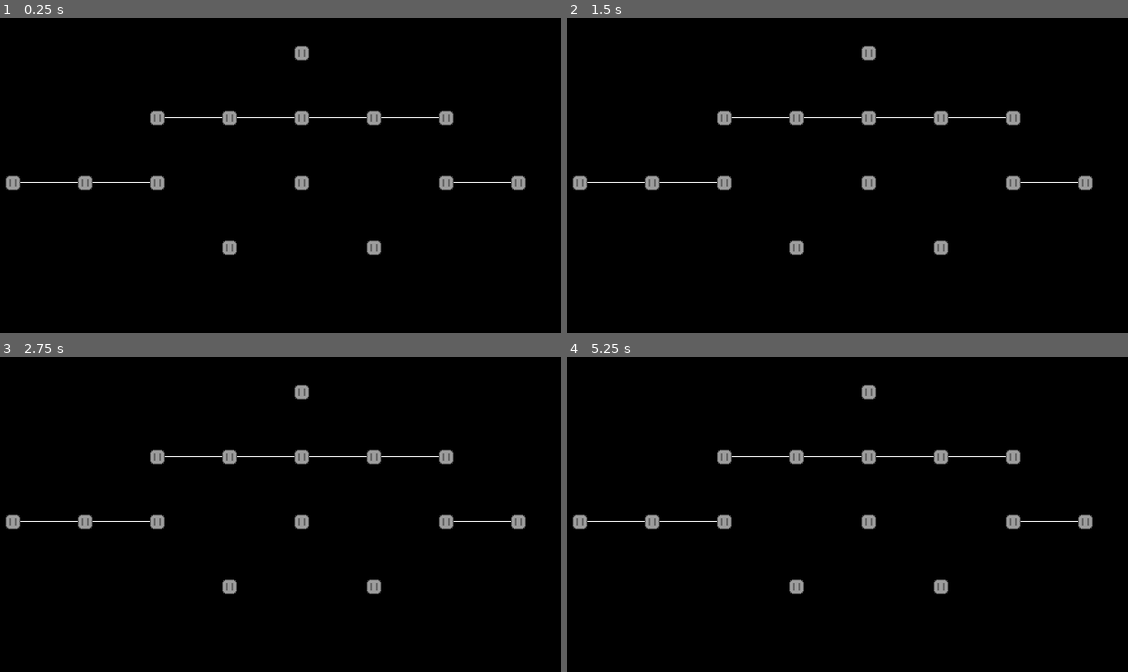
Above: before the commit, frames 1-4 (two rows, left to right).
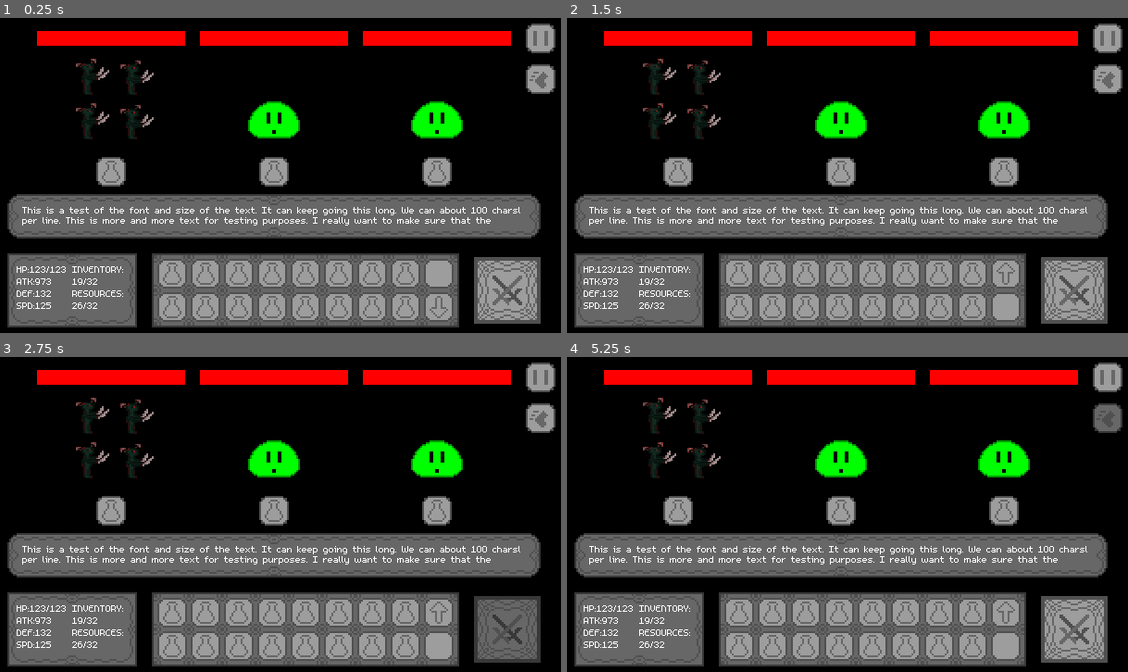
Above: after the commit, the same moments.

Repository: rbristo1/Just-a-Sip
Game: Godot game, scene res://Scenes/Battle.tscn
Same seed, same stepped clock (60 frames per second), same inputs: the game is played once before the commit and once after it. Before the commit the project starts from res://Scenes/map.tscn.
Inputs (mouse positions are in pixels of both pictures, inside the frame that each line leads up to):
- Up to frame 1 (0.25 s): no input
- Up to frame 2 (1.5 s): click (1105, 36) at 0.52 s; click (1004, 307) at 1.27 s
- Up to frame 3 (2.75 s): click (504, 627) at 2.02 s
- Up to frame 4 (5.25 s): click (1071, 627) at 2.77 s; click (869, 391) at 3.52 s; click (724, 457) at 4.27 s; click (1105, 416) at 5.02 s

The runs differ from the first frame. In frame 1, 44% of the frame differs, in the area x 0-100%, y 1-99%; in frame 2, 44%; in frame 3, 44%; in frame 4, 44%.

Commit message:
Fixed drag and drop, inventory buttons, and hover item text.

Diff:
--- a/only_one/Scenes/player_hud.tscn
+++ b/only_one/Scenes/player_hud.tscn
@@ -253,34 +253,18 @@
 
 [node name="InventoryDisplay2" parent="PHudMainBox/PlayerRow/InventoryContainer/MarginContainer/GridContainer/InventoryItemSlot2" groups=["Inventory Item Displays"] instance=ExtResource("10_46pop")]
 layout_mode = 2
-
-[node name="Label" type="Label" parent="PHudMainBox/PlayerRow/InventoryContainer/MarginContainer/GridContainer/InventoryItemSlot2/InventoryDisplay2"]
-visible = false
-top_level = true
-layout_mode = 0
-offset_left = -87.0
-offset_top = 162.0
-offset_right = 87.0
-offset_bottom = 195.0
-horizontal_alignment = 1
+INVENTORY = true
+INVENTORY_NUM = 2
 
 [node name="InventoryItemSlot3" type="PanelContainer" parent="PHudMainBox/PlayerRow/InventoryContainer/MarginContainer/GridContainer"]
 custom_minimum_size = Vector2(32, 32)
 layout_mode = 2
 theme_override_styles/panel = SubResource("StyleBoxTexture_ykso4")
 
-[node name="InventoryDisplay3" parent="PHudMainBox/PlayerRow/InventoryContainer/MarginContainer/GridContainer/InventoryItemSlot3" instance=ExtResource("10_46pop")]
-layout_mode = 2
-
-[node name="Label" type="Label" parent="PHudMainBox/PlayerRow/InventoryContainer/MarginContainer/GridContainer/InventoryItemSlot3/InventoryDisplay3"]
-visible = false
-top_level = true
-layout_mode = 0
-offset_left = -87.0
-offset_top = 162.0
-offset_right = 87.0
-offset_bottom = 195.0
-horizontal_alignment = 1
+[node name="InventoryDisplay3" parent="PHudMainBox/PlayerRow/InventoryContainer/MarginContainer/GridContainer/InventoryItemSlot3" groups=["Inventory Item Displays"] instance=ExtResource("10_46pop")]
+layout_mode = 2
+INVENTORY = true
+INVENTORY_NUM = 3
 
 [node name="InventoryItemSlot4" type="PanelContainer" parent="PHudMainBox/PlayerRow/InventoryContainer/MarginContainer/GridContainer"]
 custom_minimum_size = Vector2(32, 32)
@@ -289,16 +273,8 @@
 
 [node name="InventoryDisplay4" parent="PHudMainBox/PlayerRow/InventoryContainer/MarginContainer/GridContainer/InventoryItemSlot4" groups=["Inventory Item Displays"] instance=ExtResource("10_46pop")]
 layout_mode = 2
-
-[node name="Label" type="Label" parent="PHudMainBox/PlayerRow/InventoryContainer/MarginContainer/GridContainer/InventoryItemSlot4/InventoryDisplay4"]
-visible = false
-top_level = true
-layout_mode = 0
-offset_left = -87.0
-offset_top = 162.0
-offset_right = 87.0
-offset_bottom = 195.0
-horizontal_alignment = 1
+INVENTORY = true
+INVENTORY_NUM = 4
 
 [node name="InventoryItemSlot5" type="PanelContainer" parent="PHudMainBox/PlayerRow/InventoryContainer/MarginContainer/GridContainer"]
 custom_minimum_size = Vector2(32, 32)
@@ -307,16 +283,8 @@
 
 [node name="InventoryDisplay5" parent="PHudMainBox/PlayerRow/InventoryContainer/MarginContainer/GridContainer/InventoryItemSlot5" groups=["Inventory Item Displays"] instance=ExtResource("10_46pop")]
 layout_mode = 2
-
-[node name="Label" type="Label" parent="PHudMainBox/PlayerRow/InventoryContainer/MarginContainer/GridContainer/InventoryItemSlot5/InventoryDisplay5"]
-visible = false
-top_level = true
-layout_mode = 0
-offset_left = -87.0
-offset_top = 162.0
-offset_right = 87.0
-offset_bottom = 195.0
-horizontal_alignment = 1
+INVENTORY = true
+INVENTORY_NUM = 5
 
 [node name="InventoryItemSlot6" type="PanelContainer" parent="PHudMainBox/PlayerRow/InventoryContainer/MarginContainer/GridContainer"]
 custom_minimum_size = Vector2(32, 32)
@@ -325,15 +293,8 @@
 
 [node name="InventoryDisplay6" parent="PHudMainBox/PlayerRow/InventoryContainer/MarginContainer/GridContainer/InventoryItemSlot6" groups=["Inventory Item Displays"] instance=ExtResource("10_46pop")]
 layout_mode = 2
-
-[node name="Label" type="Label" parent="PHudMainBox/PlayerRow/InventoryContainer/MarginContainer/GridContainer/InventoryItemSlot6/InventoryDisplay6"]
-top_level = true
-layout_mode = 0
-offset_left = -87.0
-offset_top = 162.0
-offset_right = 87.0
-offset_bottom = 195.0
-horizontal_alignment = 1
+INVENTORY = true
+INVENTORY_NUM = 6
 
 [node name="InventoryItemSlot7" type="PanelContainer" parent="PHudMainBox/PlayerRow/InventoryContainer/MarginContainer/GridContainer"]
 custom_minimum_size = Vector2(32, 32)
@@ -345,17 +306,6 @@
 INVENTORY = true
 INVENTORY_NUM = 7
 
-[node name="Label" type="Label" parent="PHudMainBox/PlayerRow/InventoryContainer/MarginContainer/GridContainer/InventoryItemSlot7/InventoryDisplay7"]
-visible = false
-top_level = true
-layout_mode = 0
-layout_mode = 0
-offset_left = -87.0
-offset_top = 162.0
-offset_right = 87.0
-offset_bottom = 195.0
-horizontal_alignment = 1
-
 [node name="InventoryItemSlot8" type="PanelContainer" parent="PHudMainBox/PlayerRow/InventoryContainer/MarginContainer/GridContainer"]
 custom_minimum_size = Vector2(32, 32)
 layout_mode = 2
@@ -363,16 +313,8 @@
 
 [node name="InventoryDisplay8" parent="PHudMainBox/PlayerRow/InventoryContainer/MarginContainer/GridContainer/InventoryItemSlot8" groups=["Inventory Item Displays"] instance=ExtResource("10_46pop")]
 layout_mode = 2
-
-[node name="Label" type="Label" parent="PHudMainBox/PlayerRow/InventoryContainer/MarginContainer/GridContainer/InventoryItemSlot8/InventoryDisplay8"]
-visible = false
-top_level = true
-layout_mode = 0
-offset_left = -87.0
-offset_top = 162.0
-offset_right = 87.0
-offset_bottom = 195.0
-horizontal_alignment = 1
+INVENTORY = true
+INVENTORY_NUM = 8
 
 [node name="UpInventoryButton" type="TextureButton" parent="PHudMainBox/PlayerRow/InventoryContainer/MarginContainer/GridContainer" groups=["Inventory Buttons"]]
 custom_minimum_size = Vector2(32, 32)
@@ -391,16 +333,8 @@
 
 [node name="InventoryDisplay9" parent="PHudMainBox/PlayerRow/InventoryContainer/MarginContainer/GridContainer/InventoryItemSlot9" groups=["Inventory Item Displays"] instance=ExtResource("10_46pop")]
 layout_mode = 2
-
-[node name="Label" type="Label" parent="PHudMainBox/PlayerRow/InventoryContainer/MarginContainer/GridContainer/InventoryItemSlot9/InventoryDisplay9"]
-visible = false
-top_level = true
-layout_mode = 0
-offset_left = -87.0
-offset_top = 162.0
-offset_right = 87.0
-offset_bottom = 195.0
-horizontal_alignment = 1
+INVENTORY = true
+INVENTORY_NUM = 9
 
 [node name="InventoryItemSlot10" type="PanelContainer" parent="PHudMainBox/PlayerRow/InventoryContainer/MarginContainer/GridContainer"]
 custom_minimum_size = Vector2(32, 32)
@@ -409,16 +343,8 @@
 
 [node name="InventoryDisplay10" parent="PHudMainBox/PlayerRow/InventoryContainer/MarginContainer/GridContainer/InventoryItemSlot10" groups=["Inventory Item Displays"] instance=ExtResource("10_46pop")]
 layout_mode = 2
-
-[node name="Label" type="Label" parent="PHudMainBox/PlayerRow/InventoryContainer/MarginContainer/GridContainer/InventoryItemSlot10/InventoryDisplay10"]
-visible = false
-top_level = true
-layout_mode = 0
-offset_left = -87.0
-offset_top = 162.0
-offset_right = 87.0
-offset_bottom = 195.0
-horizontal_alignment = 1
+INVENTORY = true
+INVENTORY_NUM = 10
 
 [node name="InventoryItemSlot11" type="PanelContainer" parent="PHudMainBox/PlayerRow/InventoryContainer/MarginContainer/GridContainer"]
 custom_minimum_size = Vector2(32, 32)
@@ -427,16 +353,8 @@
 
 [node name="InventoryDisplay11" parent="PHudMainBox/PlayerRow/InventoryContainer/MarginContainer/GridContainer/InventoryItemSlot11" groups=["Inventory Item Displays"] instance=ExtResource("10_46pop")]
 layout_mode = 2
-
-[node name="Label" type="Label" parent="PHudMainBox/PlayerRow/InventoryContainer/MarginContainer/GridContainer/InventoryItemSlot11/InventoryDisplay11"]
-visible = false
-top_level = true
-layout_mode = 0
-offset_left = -87.0
-offset_top = 162.0
-offset_right = 87.0
-offset_bottom = 195.0
-horizontal_alignment = 1
+INVENTORY = true
+INVENTORY_NUM = 11
 
 [node name="InventoryItemSlot12" type="PanelContainer" parent="PHudMainBox/PlayerRow/InventoryContainer/MarginContainer/GridContainer"]
 custom_minimum_size = Vector2(32, 32)
@@ -445,16 +363,8 @@
 
 [node name="InventoryDisplay12" parent="PHudMainBox/PlayerRow/InventoryContainer/MarginContainer/GridContainer/InventoryItemSlot12" groups=["Inventory Item Displays"] instance=ExtResource("10_46pop")]
 layout_mode = 2
-
-[node name="Label" type="Label" parent="PHudMainBox/PlayerRow/InventoryContainer/MarginContainer/GridContainer/InventoryItemSlot12/InventoryDisplay12"]
-visible = false
-top_level = true
-layout_mode = 0
-offset_left = -87.0
-offset_top = 162.0
-offset_right = 87.0
-offset_bottom = 195.0
-horizontal_alignment = 1
+INVENTORY = true
+INVENTORY_NUM = 12
 
 [node name="InventoryItemSlot13" type="PanelContainer" parent="PHudMainBox/PlayerRow/InventoryContainer/MarginContainer/GridContainer"]
 custom_minimum_size = Vector2(32, 32)
@@ -463,16 +373,8 @@
 
 [node name="InventoryDisplay13" parent="PHudMainBox/PlayerRow/InventoryContainer/MarginContainer/GridContainer/InventoryItemSlot13" groups=["Inventory Item Displays"] instance=ExtResource("10_46pop")]
 layout_mode = 2
-
-[node name="Label" type="Label" parent="PHudMainBox/PlayerRow/InventoryContainer/MarginContainer/GridContainer/InventoryItemSlot13/InventoryDisplay13"]
-visible = false
-top_level = true
-layout_mode = 0
-offset_left = -87.0
-offset_top = 162.0
-offset_right = 87.0
-offset_bottom = 195.0
-horizontal_alignment = 1
+INVENTORY = true
+INVENTORY_NUM = 13
 
 [node name="InventoryItemSlot14" type="PanelContainer" parent="PHudMainBox/PlayerRow/InventoryContainer/MarginContainer/GridContainer"]
 custom_minimum_size = Vector2(32, 32)
@@ -481,16 +383,8 @@
 
 [node name="InventoryDisplay14" parent="PHudMainBox/PlayerRow/InventoryContainer/MarginContainer/GridContainer/InventoryItemSlot14" groups=["Inventory Item Displays"] instance=ExtResource("10_46pop")]
 layout_mode = 2
-
-[node name="Label" type="Label" parent="PHudMainBox/PlayerRow/InventoryContainer/MarginContainer/GridContainer/InventoryItemSlot14/InventoryDisplay14"]
-visible = false
-top_level = true
-layout_mode = 0
-offset_left = -87.0
-offset_top = 162.0
-offset_right = 87.0
-offset_bottom = 195.0
-horizontal_alignment = 1
+INVENTORY = true
+INVENTORY_NUM = 14
 
 [node name="InventoryItemSlot15" type="PanelContainer" parent="PHudMainBox/PlayerRow/InventoryContainer/MarginContainer/GridContainer"]
 custom_minimum_size = Vector2(32, 32)
@@ -499,16 +393,8 @@
 
 [node name="InventoryDisplay15" parent="PHudMainBox/PlayerRow/InventoryContainer/MarginContainer/GridContainer/InventoryItemSlot15" groups=["Inventory Item Displays"] instance=ExtResource("10_46pop")]
 layout_mode = 2
-
-[node name="Label" type="Label" parent="PHudMainBox/PlayerRow/InventoryContainer/MarginContainer/GridContainer/InventoryItemSlot15/InventoryDisplay15"]
-visible = false
-top_level = true
-layout_mode = 0
-offset_left = -87.0
-offset_top = 162.0
-offset_right = 87.0
-offset_bottom = 195.0
-horizontal_alignment = 1
+INVENTORY = true
+INVENTORY_NUM = 15
 
 [node name="InventoryItemSlot16" type="PanelContainer" parent="PHudMainBox/PlayerRow/InventoryContainer/MarginContainer/GridContainer"]
 custom_minimum_size = Vector2(32, 32)
@@ -517,18 +403,10 @@
 
 [node name="InventoryDisplay16" parent="PHudMainBox/PlayerRow/InventoryContainer/MarginContainer/GridContainer/InventoryItemSlot16" groups=["Inventory Item Displays"] instance=ExtResource("10_46pop")]
 layout_mode = 2
-
-[node name="Label" type="Label" parent="PHudMainBox/PlayerRow/InventoryContainer/MarginContainer/GridContainer/InventoryItemSlot16/InventoryDisplay16"]
-visible = false
-top_level = true
-layout_mode = 0
-offset_left = -87.0
-offset_top = 162.0
-offset_right = 87.0
-offset_bottom = 195.0
-horizontal_alignment = 1
-
-[node name="DownButton" type="TextureButton" parent="PHudMainBox/PlayerRow/InventoryContainer/MarginContainer/GridContainer"]
+INVENTORY = true
+INVENTORY_NUM = 16
+
+[node name="DownButton" type="TextureButton" parent="PHudMainBox/PlayerRow/InventoryContainer/MarginContainer/GridContainer" groups=["Inventory Buttons"]]
 custom_minimum_size = Vector2(32, 32)
 layout_mode = 2
 texture_normal = ExtResource("6_4o4ls")
@@ -563,5 +441,5 @@
 [connection signal="mouse_entered" from="PHudMainBox/TextBoxRow/TextBoxBackground/TextBoxButton" to="PHudMainBox/TextBoxRow/TextBoxBackground/TextBoxButton" method="_on_mouse_entered"]
 [connection signal="mouse_exited" from="PHudMainBox/TextBoxRow/TextBoxBackground/TextBoxButton" to="PHudMainBox/TextBoxRow/TextBoxBackground/TextBoxButton" method="_on_mouse_exited"]
 [connection signal="button_up" from="PHudMainBox/PlayerRow/InventoryContainer/MarginContainer/GridContainer/UpInventoryButton" to="PHudMainBox/PlayerRow/InventoryContainer/MarginContainer/GridContainer/UpInventoryButton" method="_on_button_up"]
-[connection signal="button_up" from="PHudMainBox/PlayerRow/InventoryContainer/MarginContainer/GridContainer/DownInventoryButton" to="PHudMainBox/PlayerRow/InventoryContainer/MarginContainer/GridContainer/DownInventoryButton" method="_on_button_up"]
+[connection signal="button_up" from="PHudMainBox/PlayerRow/InventoryContainer/MarginContainer/GridContainer/DownButton" to="PHudMainBox/PlayerRow/InventoryContainer/MarginContainer/GridContainer/DownButton" method="_on_button_up"]
 [connection signal="button_up" from="PHudMainBox/PlayerRow/NextButton" to="PHudMainBox/PlayerRow/NextButton" method="_on_button_up"]
--- a/only_one/Scripts/drag_manager.gd
+++ b/only_one/Scripts/drag_manager.gd
@@ -13,7 +13,6 @@
 func OnDragStateChanged(value: bool):
 	if (value == false):
 		var hovered = get_viewport().gui_get_hovered_control()
-
 		if (hovered is ItemDisplay and hovered.itemID != -1):
 			hovered.displayText()
 		else:
--- a/only_one/Scripts/main_text_box.gd
+++ b/only_one/Scripts/main_text_box.gd
@@ -13,6 +13,7 @@
 	if (storedText == false and dragLocked == false):
 		backupText = text
 		storedText = true
+	if (dragLocked == false):
 		text = tempText
 
 func forceDragText(tempText: String) -> void:
@@ -21,7 +22,6 @@
 
 func stopShowingTempText() -> void:
 	if (storedText == true and dragLocked == false):
-		print("bye")
 		text = backupText
 		storedText = false
 		backupText = ""
--- a/only_one/project.godot
+++ b/only_one/project.godot
@@ -11,7 +11,7 @@
 [application]
 
 config/name="Only_One"
-run/main_scene="uid://b7jilajg3mie1"
+run/main_scene="uid://bofcdsrl4lfce"
 config/features=PackedStringArray("4.4", "Forward Plus")
 
 [autoload]
